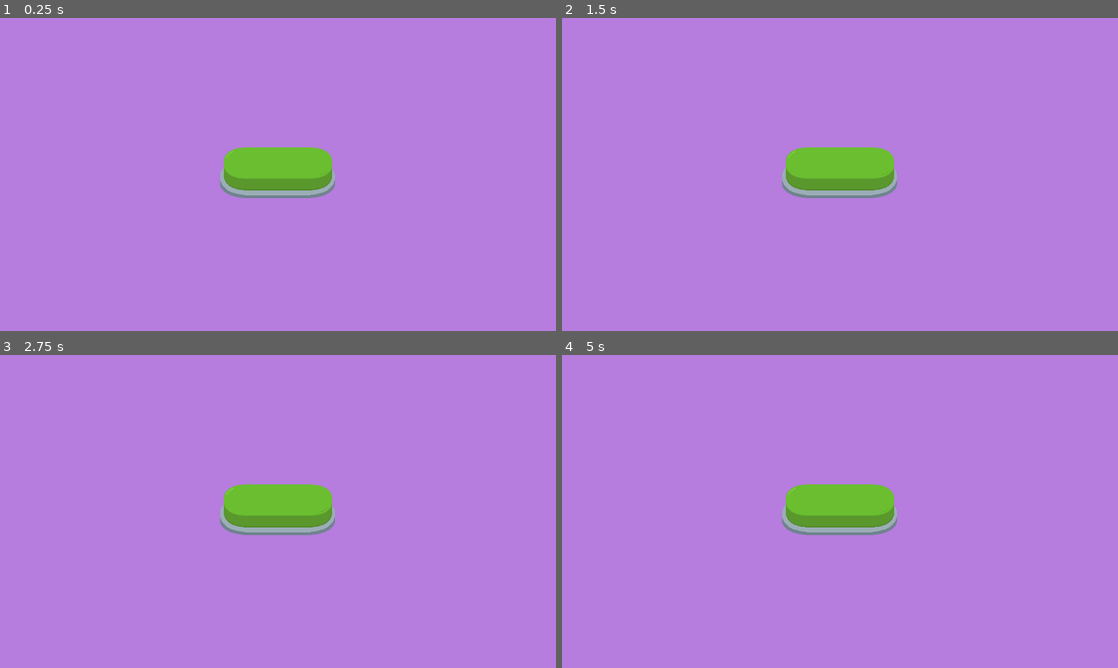
Above: before the commit, frames 1-4 (two rows, left to right).
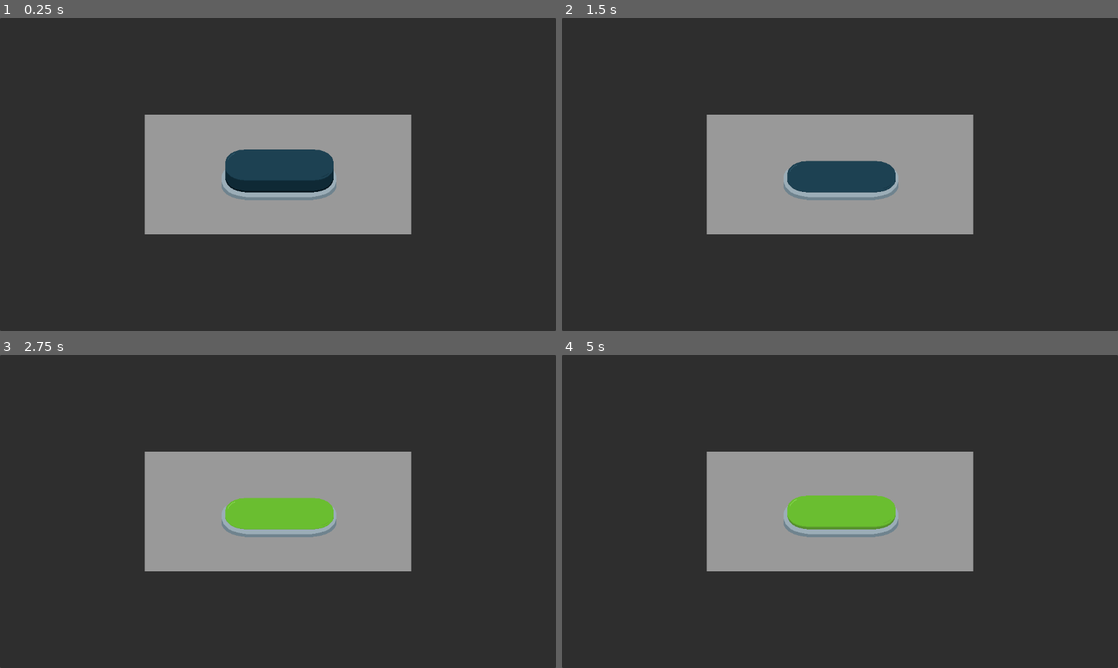
Above: after the commit, the same moments.

Repository: Ruebenritter/theonebuttongame
Game: Godot game, scene res://views/loading.tscn
The game is run twice, just before and just after one commit, with the same random seed, the same clock (stepped at 60 frames per second) and the same inputs. This scene is started directly instead of the project's main scene.
Inputs (mouse positions are in pixels of both pictures, inside the frame that each line leads up to):
- Up to frame 1 (0.25 s): no input
- Up to frame 2 (1.5 s): click (840, 174) at 0.5 s; move the mouse to (962, 158) at 1.27 s
- Up to frame 3 (2.75 s): move the mouse to (166, 527) at 2.02 s
- Up to frame 4 (5 s): tap Enter at 2.75 s; move the mouse to (895, 442) at 2.77 s; move the mouse to (812, 574) at 3.52 s; tap Space at 4.25 s; move the mouse to (1006, 558) at 4.27 s

The runs differ from the first frame. In frame 1, 100% of the frame differs, in the area x 0-100%, y 0-100%; in frame 2, 100%; in frame 3, 99%; in frame 4, 99%.

Commit message:
loading and ampel changes. added ont press

Diff:
--- a/project.godot
+++ b/project.godot
@@ -21,5 +21,6 @@
 
 [rendering]
 
+textures/canvas_textures/default_texture_filter=0
 renderer/rendering_method="gl_compatibility"
 renderer/rendering_method.mobile="gl_compatibility"
--- a/view_models/ampel.gd
+++ b/view_models/ampel.gd
@@ -7,6 +7,8 @@
 var current_phase: Phase = Phase.RED
 var mouse_over = false
 var is_grace_period: bool = true
+var grace_time: float = 1.0
+var phase_time: float = 2.0
 
 
 func _ready():
--- /dev/null
+++ b/view_models/dont_press.gd
@@ -0,0 +1,48 @@
+extends Control
+
+var needs_to_wait: bool = true
+
+signal won
+signal lost
+
+var grace_time: float = 1.0
+var is_grace_period: bool = true
+
+func _ready() -> void:
+	%WaitTimer.wait_time = randf_range(1.5, 3.14)
+	%WaitTimer.one_shot = true
+	%WaitTimer.autostart = false
+	%WaitAnimation.animation = "dont"
+
+	%GraceTimer.wait_time = grace_time
+	%GraceTimer.one_shot = true
+	%GraceTimer.autostart = false
+
+	%GraceTimer.start()
+	%WaitTimer.start()
+
+
+func _on_wait_timer_timeout() -> void:
+	print("Wait timer finished, you can press the button now.")
+	needs_to_wait = false
+	%WaitAnimation.animation = "press"
+
+
+func _on_texture_button_pressed() -> void:
+	if not needs_to_wait:
+		%WaitAnimation.play("press")
+		%WaitAnimation.play()
+		await %WaitAnimation.animation_finished
+		won.emit()
+	else:
+		lost.emit()
+
+
+func _on_grace_timer_timeout() -> void:
+	is_grace_period = false
+	print("Grace period ended, you can now press the button without losing.")
+
+
+func _on_texture_button_mouse_entered() -> void:
+	if not is_grace_period and needs_to_wait:
+		lost.emit()
--- a/view_models/loading.gd
+++ b/view_models/loading.gd
@@ -1,15 +1,32 @@
 extends Control
 
 # button loads (play load animation). lose if pressed before load animation is done
-signal lost
 signal won
 
-@onready var button: TextureButton = $"PanelContainer/CenterContainer/LoadingButton"
-@onready var anim: AnimatedSprite2D = $"PanelContainer/CenterContainer/LoadingButton/AnimatedSprite2D"
 
-enum button_states {
-	LOADING,
-	READY,
-	UNLOADING,
-	IDLE
-}
+var is_loading: bool = false
+
+func _ready() -> void:
+	start_loading()
+
+
+func _on_loading_button_pressed() -> void:
+	if is_loading:
+		print("Loading in progress, please wait...")
+		%LoadingAnimation.play("press_early")
+		await %LoadingAnimation.animation_finished
+		start_loading()
+
+	%LoadingAnimation.play("press_win")
+	await %LoadingAnimation.animation_finished
+	won.emit() # Emit the won signal when loading is complete
+
+func start_loading() -> void:
+	if is_loading:
+		print("Already loading, please wait...")
+		return
+
+	is_loading = true
+	%LoadingAnimation.play("loading")
+	await %LoadingAnimation.animation_finished
+	is_loading = false
--- a/views/ampel.tscn
+++ b/views/ampel.tscn
@@ -68,7 +68,7 @@
 "duration": 1.0,
 "texture": SubResource("AtlasTexture_1jhym")
 }],
-"loop": true,
+"loop": false,
 "name": &"green",
 "speed": 5.0
 }, {
@@ -76,7 +76,7 @@
 "duration": 1.0,
 "texture": SubResource("AtlasTexture_mfq2c")
 }],
-"loop": true,
+"loop": false,
 "name": &"red",
 "speed": 5.0
 }, {
@@ -96,7 +96,7 @@
 "duration": 1.0,
 "texture": SubResource("AtlasTexture_r2k5j")
 }],
-"loop": true,
+"loop": false,
 "name": &"yellow",
 "speed": 5.0
 }]
@@ -117,7 +117,7 @@
 [node name="AmpelAnimation" type="AnimatedSprite2D" parent="PanelContainer/MarginContainer/PanelContainer/CenterContainer/AmpelButton" index="0"]
 unique_name_in_owner = true
 sprite_frames = SubResource("SpriteFrames_3pyfo")
-animation = &"red"
+animation = &"yellow"
 centered = false
 
 [node name="GraceTimer" type="Timer" parent="PanelContainer/MarginContainer/PanelContainer/CenterContainer/AmpelButton" index="1"]
--- a/views/base_small.tscn
+++ b/views/base_small.tscn
@@ -25,9 +25,9 @@
 [node name="MarginContainer" type="MarginContainer" parent="PanelContainer"]
 layout_mode = 2
 theme_override_constants/margin_left = 400
-theme_override_constants/margin_top = 150
+theme_override_constants/margin_top = 170
 theme_override_constants/margin_right = 400
-theme_override_constants/margin_bottom = 150
+theme_override_constants/margin_bottom = 170
 
 [node name="PanelContainer" type="PanelContainer" parent="PanelContainer/MarginContainer"]
 layout_mode = 2
--- /dev/null
+++ b/views/dont_press.tscn
@@ -0,0 +1,92 @@
+[gd_scene load_steps=12 format=3 uid="uid://borkxllhyubsv"]
+
+[ext_resource type="PackedScene" uid="uid://doa14uem2xh2m" path="res://views/base_small.tscn" id="1_5jdyf"]
+[ext_resource type="Script" uid="uid://cl3u5oxtddwnl" path="res://view_models/dont_press.gd" id="2_f81ul"]
+[ext_resource type="Texture2D" uid="uid://cun1o04qr4x1w" path="res://assets/stop_ready.png" id="2_lnchk"]
+[ext_resource type="Texture2D" uid="uid://dp7688iwpastv" path="res://assets/green_button.png" id="3_f81ul"]
+
+[sub_resource type="AtlasTexture" id="AtlasTexture_ceejq"]
+atlas = ExtResource("2_lnchk")
+region = Rect2(0, 0, 128, 128)
+
+[sub_resource type="AtlasTexture" id="AtlasTexture_vxpxv"]
+atlas = ExtResource("3_f81ul")
+region = Rect2(0, 0, 128, 128)
+
+[sub_resource type="AtlasTexture" id="AtlasTexture_4g0k0"]
+atlas = ExtResource("3_f81ul")
+region = Rect2(128, 0, 128, 128)
+
+[sub_resource type="AtlasTexture" id="AtlasTexture_u6q31"]
+atlas = ExtResource("3_f81ul")
+region = Rect2(256, 0, 128, 128)
+
+[sub_resource type="AtlasTexture" id="AtlasTexture_nt81u"]
+atlas = ExtResource("3_f81ul")
+region = Rect2(384, 0, 128, 128)
+
+[sub_resource type="AtlasTexture" id="AtlasTexture_yxdhn"]
+atlas = ExtResource("3_f81ul")
+region = Rect2(512, 0, 128, 128)
+
+[sub_resource type="SpriteFrames" id="SpriteFrames_r3esj"]
+animations = [{
+"frames": [{
+"duration": 1.0,
+"texture": SubResource("AtlasTexture_ceejq")
+}],
+"loop": false,
+"name": &"dont",
+"speed": 5.0
+}, {
+"frames": [{
+"duration": 1.0,
+"texture": SubResource("AtlasTexture_vxpxv")
+}, {
+"duration": 1.0,
+"texture": SubResource("AtlasTexture_4g0k0")
+}, {
+"duration": 1.0,
+"texture": SubResource("AtlasTexture_u6q31")
+}, {
+"duration": 1.0,
+"texture": SubResource("AtlasTexture_nt81u")
+}, {
+"duration": 1.0,
+"texture": SubResource("AtlasTexture_yxdhn")
+}, {
+"duration": 1.0,
+"texture": SubResource("AtlasTexture_nt81u")
+}, {
+"duration": 1.0,
+"texture": SubResource("AtlasTexture_u6q31")
+}],
+"loop": false,
+"name": &"press",
+"speed": 30.0
+}]
+
+[node name="dont_press" instance=ExtResource("1_5jdyf")]
+script = ExtResource("2_f81ul")
+
+[node name="WaitTimer" type="Timer" parent="PanelContainer/MarginContainer/PanelContainer" index="0"]
+unique_name_in_owner = true
+
+[node name="CenterContainer" type="CenterContainer" parent="PanelContainer/MarginContainer/PanelContainer" index="1"]
+layout_mode = 2
+
+[node name="TextureButton" type="TextureButton" parent="PanelContainer/MarginContainer/PanelContainer/CenterContainer" index="0"]
+custom_minimum_size = Vector2(128, 128)
+layout_mode = 2
+
+[node name="WaitAnimation" type="AnimatedSprite2D" parent="PanelContainer/MarginContainer/PanelContainer/CenterContainer/TextureButton" index="0"]
+unique_name_in_owner = true
+sprite_frames = SubResource("SpriteFrames_r3esj")
+animation = &"dont"
+centered = false
+
+[node name="GraceTimer" type="Timer" parent="PanelContainer/MarginContainer/PanelContainer" index="2"]
+unique_name_in_owner = true
+
+[connection signal="timeout" from="PanelContainer/MarginContainer/PanelContainer/WaitTimer" to="." method="_on_wait_timer_timeout"]
+[connection signal="pressed" from="PanelContainer/MarginContainer/PanelContainer/CenterContainer/TextureButton" to="." method="_on_texture_button_pressed"]
--- a/views/loading.tscn
+++ b/views/loading.tscn
@@ -1,10 +1,9 @@
-[gd_scene load_steps=26 format=3 uid="uid://bwudlepupgpia"]
+[gd_scene load_steps=26 format=3 uid="uid://b37hertoyhcsj"]
 
 [ext_resource type="Script" uid="uid://dstwcuqqfhlsc" path="res://view_models/loading.gd" id="1_ugbr8"]
 [ext_resource type="Texture2D" uid="uid://b6dwvj0wcpxao" path="res://assets/progress_button.png" id="2_gykgn"]
 
 [sub_resource type="StyleBoxFlat" id="StyleBoxFlat_a4wj6"]
-bg_color = Color(0.714756, 0.485099, 0.870554, 1)
 
 [sub_resource type="AtlasTexture" id="AtlasTexture_5wxnl"]
 atlas = ExtResource("2_gykgn")
@@ -102,7 +101,7 @@
 "duration": 1.0,
 "texture": SubResource("AtlasTexture_36tia")
 }, {
-"duration": 1.0,
+"duration": 2.0,
 "texture": SubResource("AtlasTexture_4fsfw")
 }, {
 "duration": 1.0,
@@ -111,7 +110,7 @@
 "duration": 1.0,
 "texture": SubResource("AtlasTexture_pw8b0")
 }, {
-"duration": 1.0,
+"duration": 1.5,
 "texture": SubResource("AtlasTexture_bcbet")
 }, {
 "duration": 1.0,
@@ -120,15 +119,15 @@
 "duration": 1.0,
 "texture": SubResource("AtlasTexture_8hl5x")
 }, {
-"duration": 1.0,
+"duration": 5.0,
 "texture": SubResource("AtlasTexture_qfh3h")
 }, {
 "duration": 1.0,
 "texture": SubResource("AtlasTexture_wcilb")
 }],
-"loop": true,
+"loop": false,
 "name": &"loading",
-"speed": 5.0
+"speed": 3.0
 }, {
 "frames": [{
 "duration": 1.0,
@@ -146,7 +145,7 @@
 "duration": 1.0,
 "texture": SubResource("AtlasTexture_rrxp6")
 }],
-"loop": true,
+"loop": false,
 "name": &"press_early",
 "speed": 5.0
 }, {
@@ -166,7 +165,7 @@
 "duration": 1.0,
 "texture": SubResource("AtlasTexture_8armr")
 }],
-"loop": true,
+"loop": false,
 "name": &"press_win",
 "speed": 5.0
 }]
@@ -180,23 +179,36 @@
 grow_vertical = 2
 script = ExtResource("1_ugbr8")
 
-[node name="PanelContainer" type="PanelContainer" parent="."]
+[node name="Background" type="PanelContainer" parent="."]
 layout_mode = 1
 anchors_preset = 15
 anchor_right = 1.0
 anchor_bottom = 1.0
 grow_horizontal = 2
 grow_vertical = 2
+
+[node name="MarginContainer" type="MarginContainer" parent="Background"]
+layout_mode = 2
+theme_override_constants/margin_left = 300
+theme_override_constants/margin_top = 200
+theme_override_constants/margin_right = 300
+theme_override_constants/margin_bottom = 200
+
+[node name="PanelContainer" type="PanelContainer" parent="Background/MarginContainer"]
+layout_mode = 2
 theme_override_styles/panel = SubResource("StyleBoxFlat_a4wj6")
 
-[node name="CenterContainer" type="CenterContainer" parent="PanelContainer"]
-layout_mode = 2
-
-[node name="LoadingButton" type="TextureButton" parent="PanelContainer/CenterContainer"]
-layout_mode = 2
-
-[node name="AnimatedSprite2D" type="AnimatedSprite2D" parent="PanelContainer/CenterContainer/LoadingButton"]
+[node name="CenterContainer" type="CenterContainer" parent="Background/MarginContainer/PanelContainer"]
+layout_mode = 2
+
+[node name="LoadingButton" type="TextureButton" parent="Background/MarginContainer/PanelContainer/CenterContainer"]
+custom_minimum_size = Vector2(250, 120)
+layout_mode = 2
+
+[node name="LoadingAnimation" type="AnimatedSprite2D" parent="Background/MarginContainer/PanelContainer/CenterContainer/LoadingButton"]
+unique_name_in_owner = true
 sprite_frames = SubResource("SpriteFrames_i0woq")
-animation = &"press_win"
-
-[connection signal="pressed" from="PanelContainer/CenterContainer/LoadingButton" to="." method="_on_loading_button_pressed"]
+animation = &"press_early"
+centered = false
+
+[connection signal="pressed" from="Background/MarginContainer/PanelContainer/CenterContainer/LoadingButton" to="." method="_on_loading_button_pressed"]
--- a/views/main.tscn
+++ b/views/main.tscn
@@ -1,11 +1,12 @@
-[gd_scene load_steps=7 format=3 uid="uid://c0parosfvi8hf"]
+[gd_scene load_steps=8 format=3 uid="uid://c0parosfvi8hf"]
 
 [ext_resource type="Script" uid="uid://ba5i6sqqpfb8x" path="res://view_models/main.gd" id="1_kvnai"]
 [ext_resource type="PackedScene" uid="uid://b1mqf6vkuiv4m" path="res://views/genesis.tscn" id="2_npfjp"]
 [ext_resource type="PackedScene" uid="uid://o6fvpgfs742w" path="res://views/hold_on.tscn" id="3_bct4t"]
 [ext_resource type="PackedScene" uid="uid://b7e3ejm5elwko" path="res://views/ampel.tscn" id="4_g3jat"]
+[ext_resource type="PackedScene" uid="uid://borkxllhyubsv" path="res://views/dont_press.tscn" id="4_yh66i"]
 [ext_resource type="PackedScene" uid="uid://b7ffog1cwmh4q" path="res://views/reset.tscn" id="5_bct4t"]
-[ext_resource type="PackedScene" uid="uid://bwudlepupgpia" path="res://views/loading.tscn" id="5_g3jat"]
+[ext_resource type="PackedScene" uid="uid://b37hertoyhcsj" path="res://views/loading.tscn" id="5_g3jat"]
 
 [node name="main" type="Control"]
 layout_mode = 3
@@ -15,4 +16,4 @@
 grow_horizontal = 2
 grow_vertical = 2
 script = ExtResource("1_kvnai")
-scene_list = Array[PackedScene]([ExtResource("2_npfjp"), ExtResource("3_bct4t"), ExtResource("4_g3jat"), ExtResource("5_bct4t"), ExtResource("5_g3jat")])
+scene_list = Array[PackedScene]([ExtResource("2_npfjp"), ExtResource("3_bct4t"), ExtResource("4_yh66i"), ExtResource("5_g3jat"), ExtResource("4_g3jat"), ExtResource("5_bct4t")])
Not shown, added: view_models/dont_press.gd.uid
